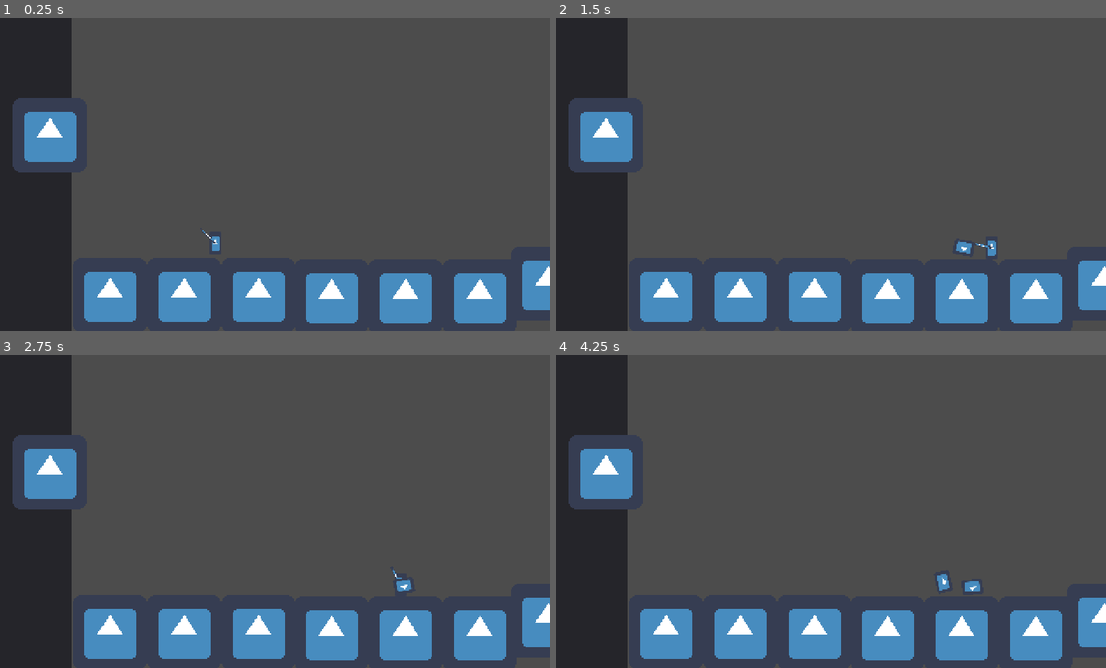
Above: before the commit, frames 1-4 (two rows, left to right).
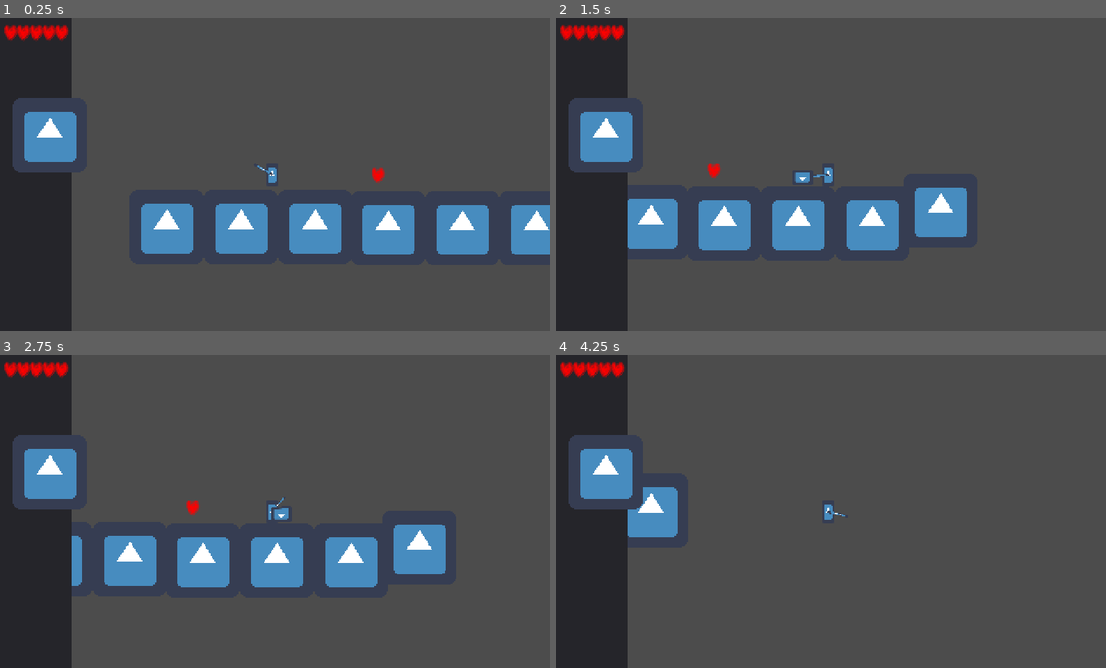
Above: after the commit, the same moments.

Repository: mrnotcrazy/ld52
Game: Godot game, scene res://test_main.tscn
Same seed, same stepped clock (60 frames per second), same inputs: the game is played once before the commit and once after it. The engine's default icon, where the game draws it, is replaced by a stand-in: a white triangle on a blue panel in a dark square.
Inputs (mouse positions are in pixels of both pictures, inside the frame that each line leads up to):
- Up to frame 1 (0.25 s): no input
- Up to frame 2 (1.5 s): move the mouse to (952, 158) at 0.52 s; hold D (move_right) from 0.53 s (still down); tap W (jump) at 0.6, 0.77, 1.07 s; move the mouse to (715, 190) at 1.27 s; click (715, 190) at 1.35 s
- Up to frame 3 (2.75 s): tap W (jump) at 1.52, 1.55, 1.82, 2.1 s; move the mouse to (330, 442) at 2.02 s; release D (move_right) at 2.03 s; hold A (move_left) from 2.03 s (still down)
- Up to frame 4 (4.25 s): move the mouse to (798, 574) at 2.77 s; release A (move_left) at 2.78 s; hold D (move_right) from 2.78 s (still down); click (798, 574) at 2.85 s; tap W (jump) at 3.02, 3.05, 3.32, 3.6, 3.77, 4.07 s; move the mouse to (996, 558) at 3.52 s

The runs differ from the first frame. In frame 1, 19% of the frame differs, in the area x 0-100%, y 2-98%; in frame 2, 18%; in frame 3, 18%; in frame 4, 12%.

Commit message:
added health

Diff:
--- /dev/null
+++ b/hurtbox.gd
@@ -0,0 +1,23 @@
+extends Node2D
+
+
+# Declare member variables here. Examples:
+# var a = 2
+# var b = "text"
+
+
+# Called when the node enters the scene tree for the first time.
+func _ready():
+	pass # Replace with function body.
+
+
+# Called every frame. 'delta' is the elapsed time since the previous frame.
+#func _process(delta):
+#	pass
+
+
+func _on_Area2D_body_entered(body):
+	if body.is_in_group("player"):
+		body.updateHealth(-1)
+		pass
+	pass # Replace with function body.
--- /dev/null
+++ b/hurtbox.tscn
@@ -0,0 +1,21 @@
+[gd_scene load_steps=4 format=2]
+
+[ext_resource path="res://art/heart_16x16_placeholder.png" type="Texture" id=1]
+[ext_resource path="res://hurtbox.gd" type="Script" id=2]
+
+[sub_resource type="RectangleShape2D" id=1]
+extents = Vector2( 6.5, 7 )
+
+[node name="hurtbox" type="Node2D"]
+script = ExtResource( 2 )
+
+[node name="Area2D" type="Area2D" parent="."]
+
+[node name="CollisionShape2D" type="CollisionShape2D" parent="Area2D"]
+position = Vector2( 1, -1 )
+shape = SubResource( 1 )
+
+[node name="Sprite" type="Sprite" parent="."]
+texture = ExtResource( 1 )
+
+[connection signal="body_entered" from="Area2D" to="." method="_on_Area2D_body_entered"]
--- /dev/null
+++ b/main.gd
@@ -0,0 +1,28 @@
+extends Node2D
+
+var health=5
+export (Texture) var  heartArt=load("res://art/heart_16x16_placeholder.png")
+# Declare member variables here. Examples:
+# var a = 2
+# var b = "text"
+
+
+# Called when the node enters the scene tree for the first time.
+func _ready():
+	updateHealth(0)
+	pass # Replace with function body.
+
+func updateHealth(update):
+	health+=update
+	var hearts = get_node("player/Camera2D/CanvasLayer/UI/health").get_children()
+	for n in hearts:
+		$player/Camera2D/CanvasLayer/UI/health.remove_child(n)
+		n.queue_free()
+	for heart in health:
+		var heartUI=TextureRect.new()
+		heartUI.texture=heartArt
+		$player/Camera2D/CanvasLayer/UI/health.add_child(heartUI)
+	pass
+# Called every frame. 'delta' is the elapsed time since the previous frame.
+#func _process(delta):
+#	pass
--- a/player.gd
+++ b/player.gd
@@ -13,6 +13,9 @@
 var can_fire = true
 
 
+func updateHealth(x):
+	owner.updateHealth(x)
+	pass
 
 func get_input():
 	velocity.x = 0
--- a/player.tscn
+++ b/player.tscn
@@ -6,8 +6,9 @@
 [sub_resource type="RectangleShape2D" id=1]
 extents = Vector2( 5, 10 )
 
-[node name="player" type="KinematicBody2D"]
+[node name="player" type="KinematicBody2D" groups=["player"]]
 script = ExtResource( 1 )
+jump_speed = -500
 
 [node name="playerSprite" type="Sprite" parent="."]
 position = Vector2( -1.78814e-07, -10 )
--- a/project.godot
+++ b/project.godot
@@ -27,6 +27,30 @@
 [gui]
 
 common/drop_mouse_on_gui_input_disabled=true
+
+[importer_defaults]
+
+texture={
+"compress/bptc_ldr": 0,
+"compress/hdr_mode": 0,
+"compress/lossy_quality": 0.7,
+"compress/mode": 0,
+"compress/normal_map": 0,
+"detect_3d": false,
+"flags/anisotropic": false,
+"flags/filter": false,
+"flags/mipmaps": false,
+"flags/repeat": 0,
+"flags/srgb": 2,
+"process/HDR_as_SRGB": false,
+"process/fix_alpha_border": true,
+"process/invert_color": false,
+"process/normal_map_invert_y": false,
+"process/premult_alpha": false,
+"size_limit": 0,
+"stream": false,
+"svg/scale": 1.0
+}
 
 [input]
 
--- a/test_main.tscn
+++ b/test_main.tscn
@@ -1,29 +1,15 @@
-[gd_scene load_steps=4 format=2]
+[gd_scene load_steps=7 format=2]
 
 [ext_resource path="res://icon.png" type="Texture" id=1]
 [ext_resource path="res://player.tscn" type="PackedScene" id=2]
 [ext_resource path="res://block.tscn" type="PackedScene" id=3]
+[ext_resource path="res://main.gd" type="Script" id=4]
+[ext_resource path="res://art/heart_16x16_placeholder.png" type="Texture" id=5]
+[ext_resource path="res://hurtbox.tscn" type="PackedScene" id=6]
 
 [node name="Node2D" type="Node2D"]
-
-[node name="UI" type="Control" parent="."]
-margin_right = 40.0
-margin_bottom = 40.0
-
-[node name="side_pannel" type="Panel" parent="UI"]
-margin_right = 67.0
-margin_bottom = 272.0
-
-[node name="Ammo_container" type="VBoxContainer" parent="UI"]
-margin_left = 16.0
-margin_top = 69.0
-margin_right = 56.0
-margin_bottom = 109.0
-
-[node name="Ammo_test" type="TextureRect" parent="UI/Ammo_container"]
-margin_right = 64.0
-margin_bottom = 64.0
-texture = ExtResource( 1 )
+script = ExtResource( 4 )
+heartArt = ExtResource( 5 )
 
 [node name="block" parent="." instance=ExtResource( 3 )]
 position = Vector2( 68, 207 )
@@ -48,3 +34,38 @@
 
 [node name="player" parent="." instance=ExtResource( 2 )]
 position = Vector2( 191, 144 )
+
+[node name="Camera2D" type="Camera2D" parent="player"]
+position = Vector2( 0, -10 )
+current = true
+
+[node name="CanvasLayer" type="CanvasLayer" parent="player/Camera2D"]
+
+[node name="UI" type="Control" parent="player/Camera2D/CanvasLayer"]
+margin_right = 40.0
+margin_bottom = 40.0
+
+[node name="side_pannel" type="Panel" parent="player/Camera2D/CanvasLayer/UI"]
+margin_right = 67.0
+margin_bottom = 272.0
+
+[node name="Ammo_container" type="VBoxContainer" parent="player/Camera2D/CanvasLayer/UI"]
+margin_left = 16.0
+margin_top = 69.0
+margin_right = 56.0
+margin_bottom = 109.0
+
+[node name="Ammo_test" type="TextureRect" parent="player/Camera2D/CanvasLayer/UI/Ammo_container"]
+margin_right = 64.0
+margin_bottom = 64.0
+texture = ExtResource( 1 )
+
+[node name="health" type="HBoxContainer" parent="player/Camera2D/CanvasLayer/UI"]
+margin_left = 6.0
+margin_top = 5.0
+margin_right = 62.0
+margin_bottom = 45.0
+custom_constants/separation = -5
+
+[node name="hurtbox" parent="." instance=ExtResource( 6 )]
+position = Vector2( 282, 195 )
Binary file added: art/heart_16x16_placeholder.png
Not shown, added: art/heart_16x16_placeholder.png.import
